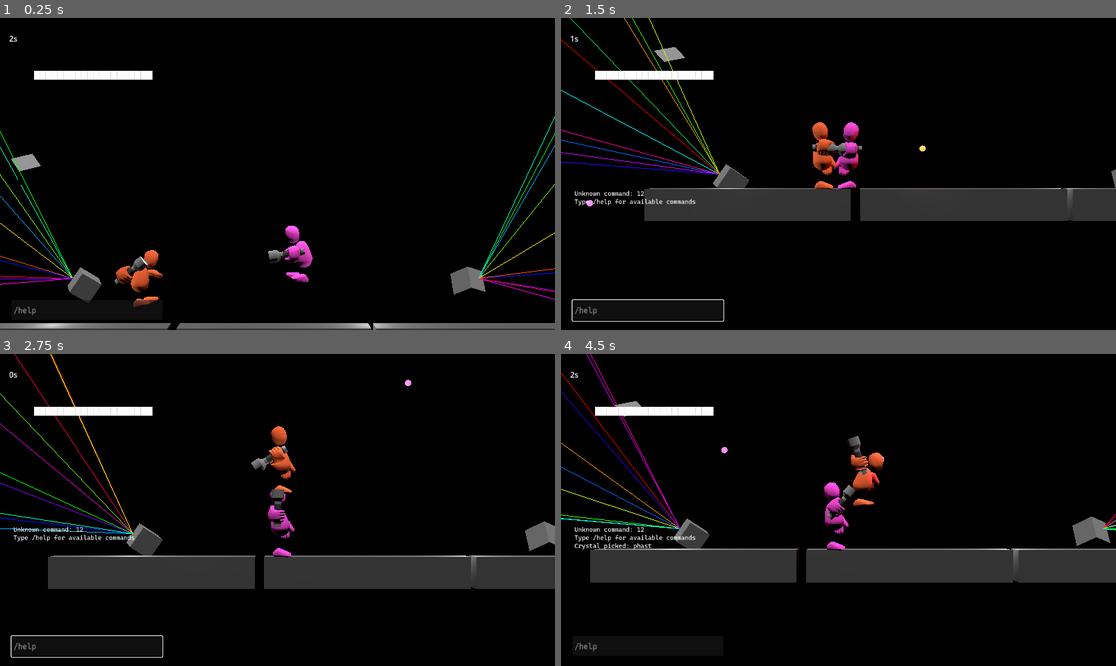
Above: before the commit, frames 1-4 (two rows, left to right).
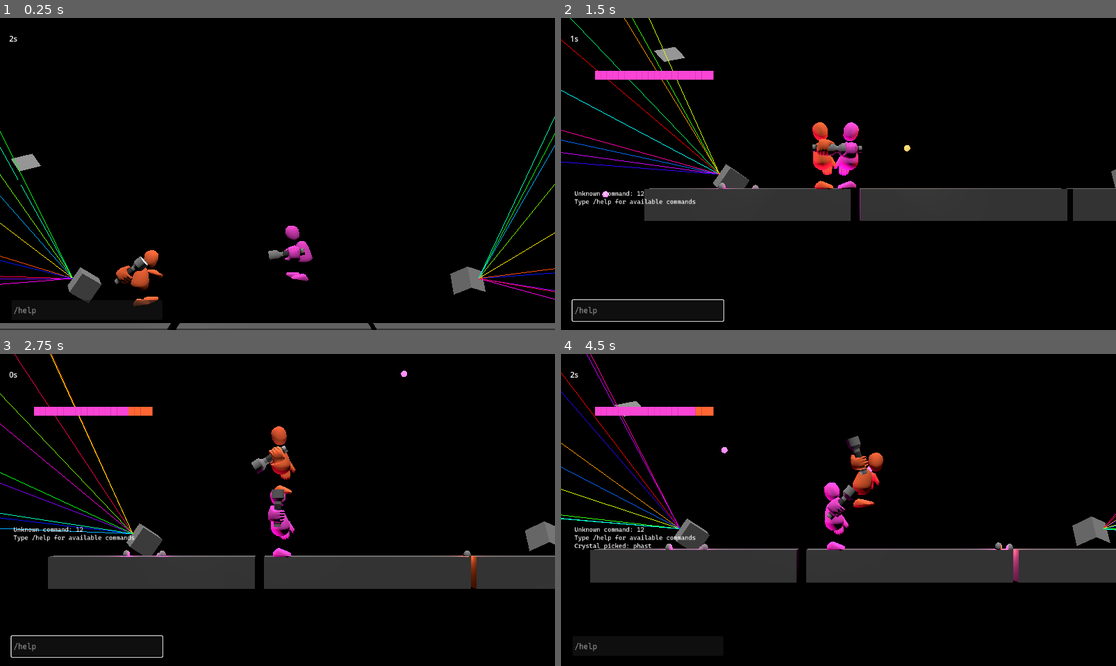
Above: after the commit, the same moments.

Repository: theowiik/project-epic-footsies-2
Game: Godot game, scene res://scenes/main.tscn
The game is run twice, just before and just after one commit, with the same random seed, the same clock (stepped at 60 frames per second) and the same inputs. The engine's default icon, where the game draws it, is replaced by a stand-in: a white triangle on a blue panel in a dark square.
Inputs (mouse positions are in pixels of both pictures, inside the frame that each line leads up to):
- Up to frame 1 (0.25 s): no input
- Up to frame 2 (1.5 s): click (649, 311) at 0.52 s; type "12" at 0.6 s; tap Enter at 1.25 s; move the mouse to (960, 158) at 1.27 s; hold D from 1.28 s (still down); tap J at 1.35 s; click (960, 158) at 1.42 s
- Up to frame 3 (2.75 s): tap Space at 1.52, 2.27 s; move the mouse to (166, 525) at 2.02 s; release D at 2.03 s; hold S from 2.03 s (still down); tap J at 2.1 s
- Up to frame 4 (4.5 s): move the mouse to (894, 441) at 2.77 s; release S at 2.78 s; hold D 2.78-3.5 s; tap J at 2.85 s; click "hello" at 3.5 s; click "Phast" at 4.25 s

The runs differ from the first frame. In frame 1, 1.5% of the frame differs, in the area x 2-74%, y 16-100%; in frame 2, 1.3%; in frame 3, 1.3%; in frame 4, 1.4%.

Commit message:
Add initial bulb placement

Diff:
--- a/game/objects/bulb.tscn
+++ b/game/objects/bulb.tscn
@@ -1,11 +1,16 @@
-[gd_scene load_steps=3 format=3 uid="uid://c6ooswcottct1"]
+[gd_scene load_steps=4 format=3 uid="uid://c6ooswcottct1"]
 
 [ext_resource type="Script" uid="uid://bxlmsd8e3g2fh" path="res://scripts/bulb.gd" id="1_i2sy0"]
 
 [sub_resource type="SphereShape3D" id="SphereShape3D_4rivj"]
 radius = 0.21283175
 
+[sub_resource type="SphereMesh" id="SphereMesh_i2sy0"]
+radius = 0.115
+height = 0.31
+
 [node name="Bulb" type="Area3D" groups=["bulbs"]]
+collision_mask = 8
 script = ExtResource("1_i2sy0")
 
 [node name="CollisionShape3D" type="CollisionShape3D" parent="."]
@@ -14,4 +19,7 @@
 [node name="OmniLight3D" type="OmniLight3D" parent="."]
 light_energy = 2.0
 
+[node name="MeshInstance3D" type="MeshInstance3D" parent="."]
+mesh = SubResource("SphereMesh_i2sy0")
+
 [connection signal="area_entered" from="." to="." method="_on_area_entered"]
--- a/game/objects/bullet.tscn
+++ b/game/objects/bullet.tscn
@@ -11,6 +11,7 @@
 radius = 0.10501297
 
 [node name="Bullet" type="Area3D" groups=["bullets"]]
+collision_layer = 8
 script = ExtResource("1_script")
 
 [node name="Sprite3D" type="Sprite3D" parent="."]
@@ -25,3 +26,5 @@
 shape = SubResource("SphereShape3D_3ndsa")
 
 [node name="OmniLight3D" type="OmniLight3D" parent="."]
+
+[connection signal="body_entered" from="." to="." method="_on_body_entered"]
--- a/game/project.godot
+++ b/game/project.godot
@@ -26,3 +26,4 @@
 3d_physics/layer_1="platforms"
 3d_physics/layer_2="players"
 3d_physics/layer_3="flashlights"
+3d_physics/layer_4="bullets"
--- a/game/scenes/main.tscn
+++ b/game/scenes/main.tscn
@@ -1,11 +1,10 @@
-[gd_scene load_steps=11 format=3 uid="uid://ovaec6nc7m42"]
+[gd_scene load_steps=10 format=3 uid="uid://ovaec6nc7m42"]
 
 [ext_resource type="PackedScene" uid="uid://wilclsh64myp" path="res://objects/player/player.tscn" id="1_o5qli"]
 [ext_resource type="Script" uid="uid://cbldusqpmy3gb" path="res://scripts/main.gd" id="1_tefeu"]
 [ext_resource type="Script" uid="uid://d0f1w2mq5h6r7" path="res://scripts/follow_camera.gd" id="2_0wfyh"]
 [ext_resource type="PackedScene" uid="uid://bk4k7em2j8d1p" path="res://scenes/round_manager.tscn" id="2_o6xl0"]
 [ext_resource type="PackedScene" uid="uid://cgotkkw2fltyg" path="res://objects/platform.tscn" id="3_tipki"]
-[ext_resource type="PackedScene" uid="uid://c6ooswcottct1" path="res://objects/bulb.tscn" id="4_jyhfs"]
 [ext_resource type="PackedScene" uid="uid://dacw2gn4smkwj" path="res://scenes/hud.tscn" id="5_tbgi4"]
 [ext_resource type="PackedScene" uid="uid://bioo4dk8jqu1w" path="res://objects/lasers/laser_machine.tscn" id="8_tipki"]
 [ext_resource type="PackedScene" uid="uid://ymkakny8f3x5" path="res://objects/lasers/strobe_machine.tscn" id="9_85g3d"]
@@ -47,16 +46,7 @@
 [node name="DirectionalLight3D" type="DirectionalLight3D" parent="."]
 transform = Transform3D(1, 0, 0, 0, 0.33293483, 0.94294983, 0, -0.9429499, 0.33293483, 0, 6.098803, 9.444128)
 
-[node name="Bulb" parent="." instance=ExtResource("4_jyhfs")]
-transform = Transform3D(1, 0, 0, 0, 1, 0, 0, 0, 1, -2.979772, 0, 0)
-
 [node name="HUD" parent="." instance=ExtResource("5_tbgi4")]
-
-[node name="Bulb2" parent="." instance=ExtResource("4_jyhfs")]
-transform = Transform3D(1, 0, 0, 0, 1, 0, 0, 0, 1, 7.7318554, 0, 0)
-
-[node name="Bulb3" parent="." instance=ExtResource("4_jyhfs")]
-transform = Transform3D(1, 0, 0, 0, 1, 0, 0, 0, 1, 5.2591705, 4.3170657, 0)
 
 [node name="Player2" parent="." instance=ExtResource("1_o5qli")]
 transform = Transform3D(1, 0, 0, 0, 1, 0, 0, 0, 1, 6.7508955, 1.7889354, 0)
--- a/game/scripts/bulb.gd
+++ b/game/scripts/bulb.gd
@@ -2,20 +2,43 @@
 
 signal bulb_hit(new_team_color: Color)
 
+var team_color: Color = Color.WHITE
+var _color_initialized := false
+
 @onready var light: OmniLight3D = $OmniLight3D
+@onready var mesh_instance: MeshInstance3D = $MeshInstance3D
+
+func _ready() -> void:
+	if _color_initialized:
+		_apply_color(team_color)
+		bulb_hit.emit(team_color)
+
+
+func set_team_color(color: Color) -> void:
+	team_color = color
+	_color_initialized = true
 
 
 func get_color() -> Color:
-	return $OmniLight3D.light_color
+	return team_color
 
+
+func _apply_color(color: Color) -> void:
+	team_color = color
+	light.light_color = color
+
+	var material = mesh_instance.get_active_material(0)
+	if material:
+		material = material.duplicate()
+		material.albedo_color = color
+		mesh_instance.set_surface_override_material(0, material)
 
 func _on_area_entered(area: Area3D) -> void:
 	if area.is_in_group(Constants.BULLETS_GROUP):
-		var old_color = light.light_color
 		var new_color = area.team_color
 
-		if old_color != new_color:
-			light.light_color = new_color
+		if team_color != new_color:
+			_apply_color(new_color)
 			bulb_hit.emit(new_color)
 
 		area.queue_free()
--- a/game/scripts/bullet.gd
+++ b/game/scripts/bullet.gd
@@ -8,6 +8,7 @@
 
 @onready var mesh_instance: MeshInstance3D = $MeshInstance3D
 @onready var light: OmniLight3D = $OmniLight3D
+var bulb_scene: PackedScene = load("res://objects/bulb.tscn")
 
 
 func _ready():
@@ -16,7 +17,7 @@
 	queue_free()
 
 
-func _process(delta):
+func _physics_process(delta):
 	position += velocity * speed * delta
 	velocity.y -= gravity * delta
 
@@ -36,3 +37,11 @@
 
 	if light:
 		light.light_color = team_color
+
+
+func _on_body_entered(_body: Node3D) -> void:
+	var bulb = bulb_scene.instantiate()
+	bulb.set_team_color(team_color)
+	bulb.global_position = global_position
+	get_tree().current_scene.add_child(bulb)
+	queue_free()
